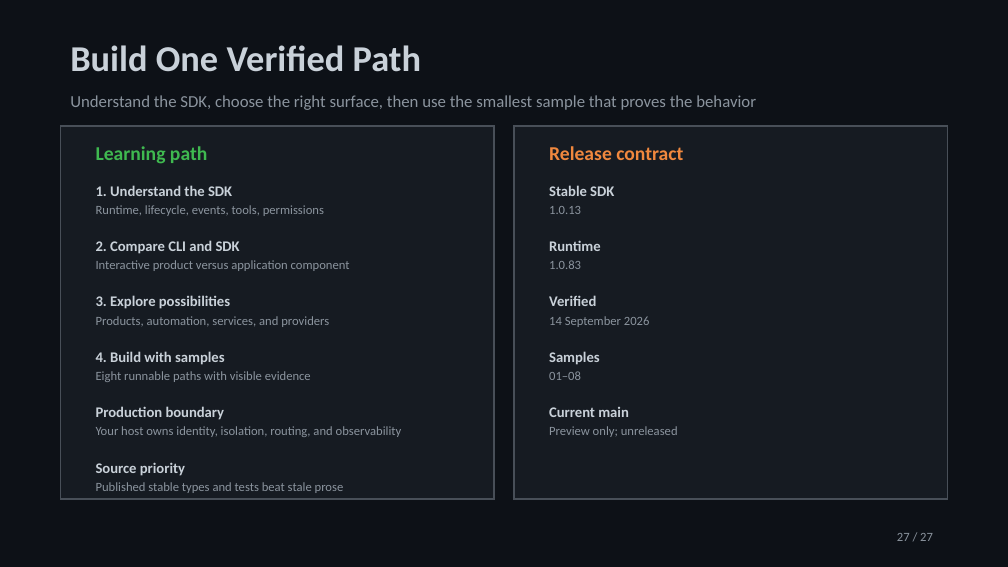
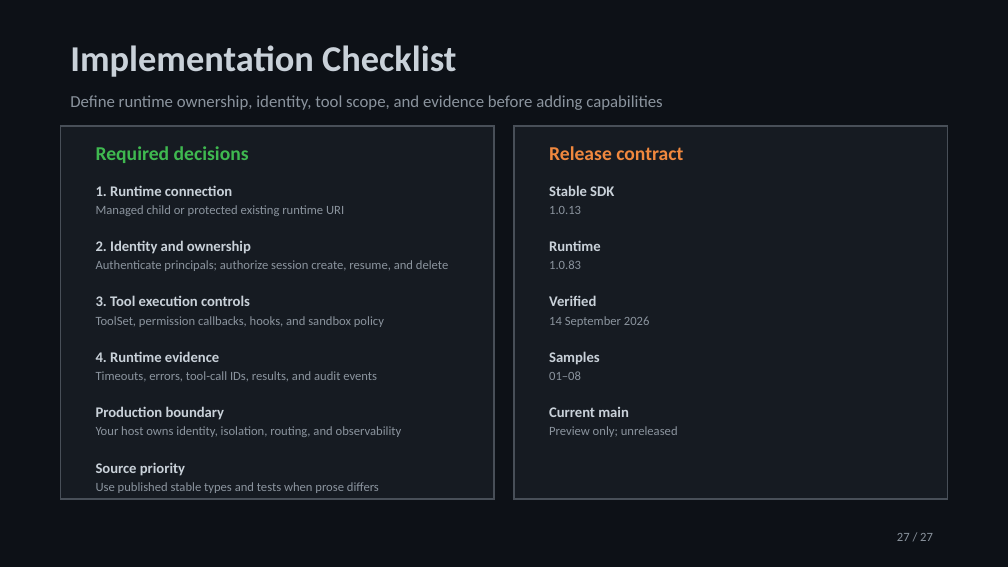
Before and after one commit to jeffrey-groneberg/ghcp_sdk, a slide deck: slide 27 of GitHub-Copilot-SDK.pptx. Drawn at 1008x567 pixels with LibreOffice and Linux fonts; fonts in the diff are those of the drawing. Boxes give left, top, right and bottom in pixels: in the first picture for what was removed or moved away, otherwise in the second. Text is boxed around its words. In the diff, an @@ line names an element or a change of style, - is before the commit and + after.

```diff
--- a/GitHub-Copilot-SDK.pptx
+++ b/GitHub-Copilot-SDK.pptx
@@ text at box(70, 45, 456, 77): text changed @@
-Build One Verified Path
+Implementation Checklist
@@ text at box(70, 95, 662, 110): text changed @@
-Understand the SDK, choose the right surface, then use the smallest sample that proves the behavior
+Define runtime ownership, identity, tool scope, and evidence before adding capabilities
@@ text at box(96, 146, 249, 163): text changed @@
-Learning path
+Required decisions
@@ text at box(96, 185, 232, 196): text changed @@
-1. Understand the SDK
+1. Runtime connection
@@ text at box(96, 205, 344, 216): text changed @@
-Runtime, lifecycle, events, tools, permissions
+Managed child or protected existing runtime URI
@@ text at box(96, 240, 251, 254): text changed @@
-2. Compare CLI and SDK
+2. Identity and ownership
@@ text at box(96, 260, 448, 271): text changed @@
-Interactive product versus application component
+Authenticate principals; authorize session create, resume, and delete
@@ text at box(96, 295, 250, 306): text changed @@
-3. Explore possibilities
+3. Tool execution controls
@@ text at box(96, 316, 384, 327): text changed @@
-Products, automation, services, and providers
+ToolSet, permission callbacks, hooks, and sandbox policy
@@ text at box(96, 351, 219, 362): text changed @@
-4. Build with samples
+4. Runtime evidence
@@ text at box(96, 371, 377, 381): text changed @@
-Eight runnable paths with visible evidence
+Timeouts, errors, tool-call IDs, results, and audit events
@@ text at box(96, 482, 379, 493): text changed @@
-Published stable types and tests beat stale prose
+Use published stable types and tests when prose differs
```
Also in this commit, not shown: 18 other slides changed, 1 other file.
